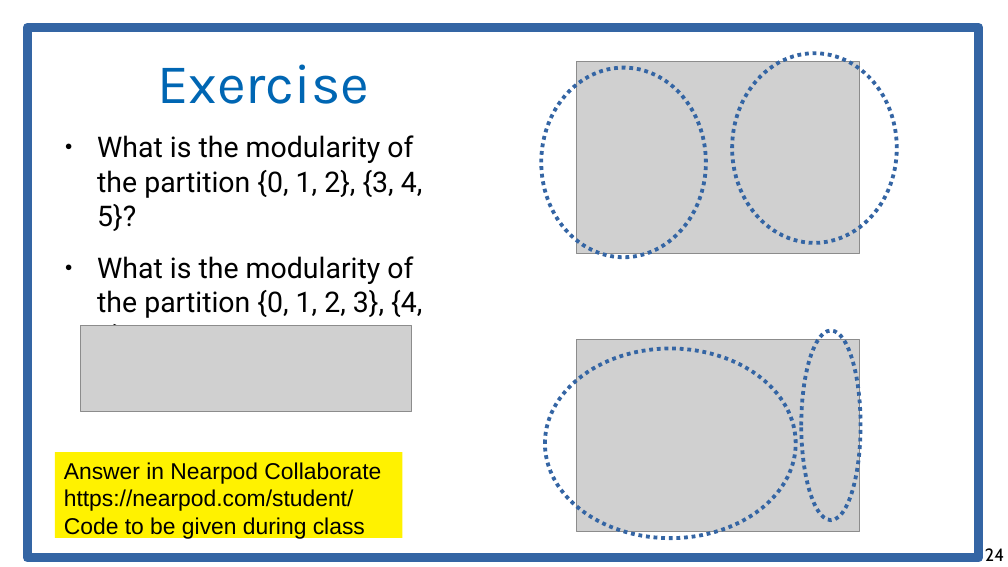
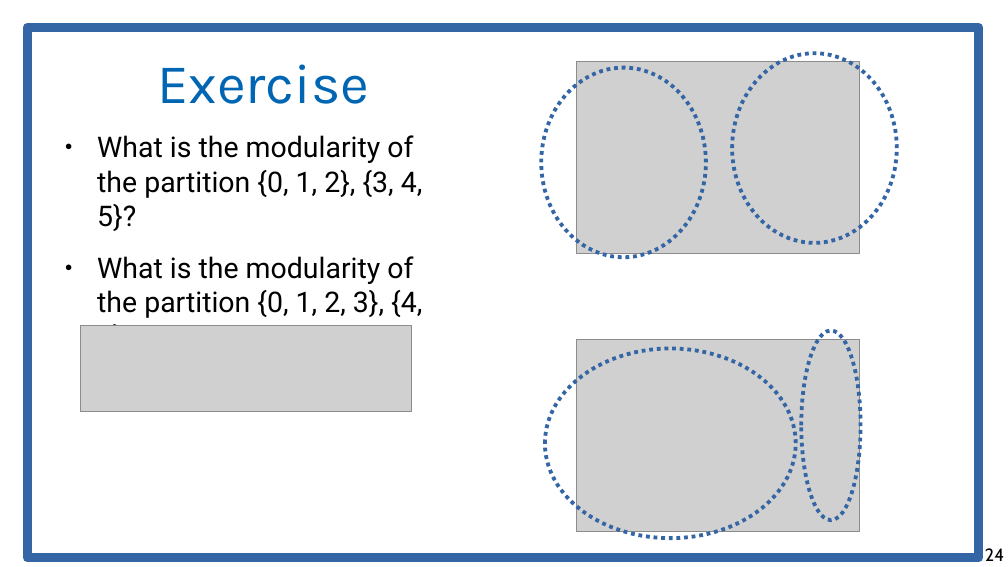
Before and after one commit to chatox/networks-science-course, a slide deck: slide 24 of theory/odp/tt21-finding_communities.odp. Drawn at 1008x567 pixels with LibreOffice and Linux fonts; fonts in the diff are those of the drawing; grey boxes stand for pictures. Boxes give left, top, right and bottom in pixels: in the first picture for what was removed or moved away, otherwise in the second. Text is boxed around its words. In the diff, an @@ line names an element or a change of style, - is before the commit and + after.

```diff
--- a/theory/odp/tt21-finding_communities.odp
+++ b/theory/odp/tt21-finding_communities.odp
@@ rectangle removed at box(55, 452, 402, 538) @@
-Answer in Nearpod Collaborate
-https://nearpod.com/student/
-Code to be given during class
```
Also in this commit, not shown: 2 other slides changed, 11 other files.
